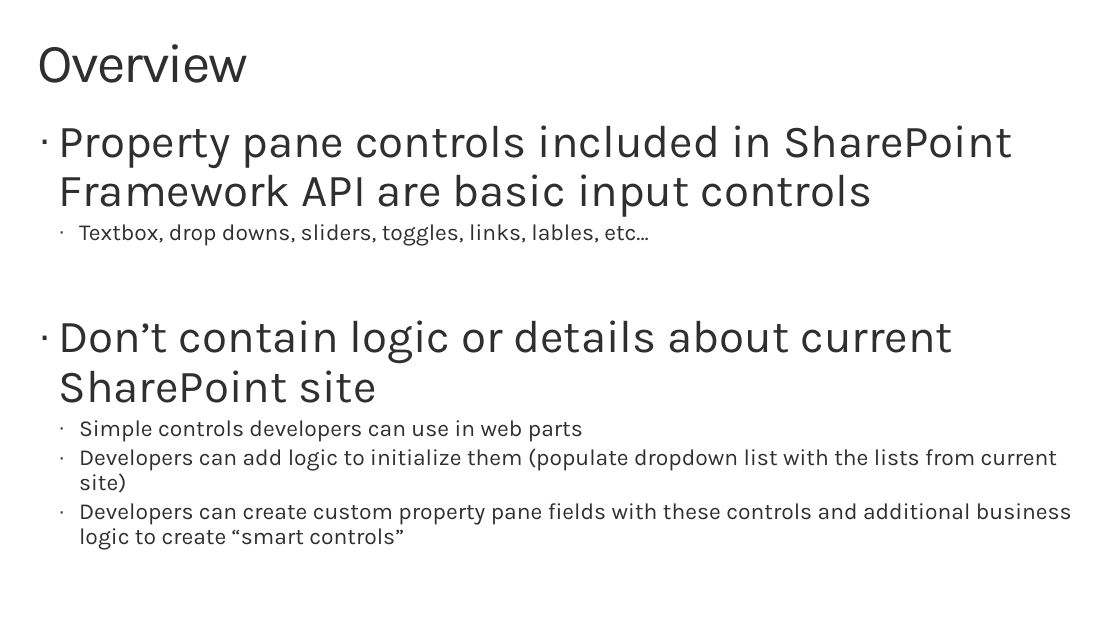
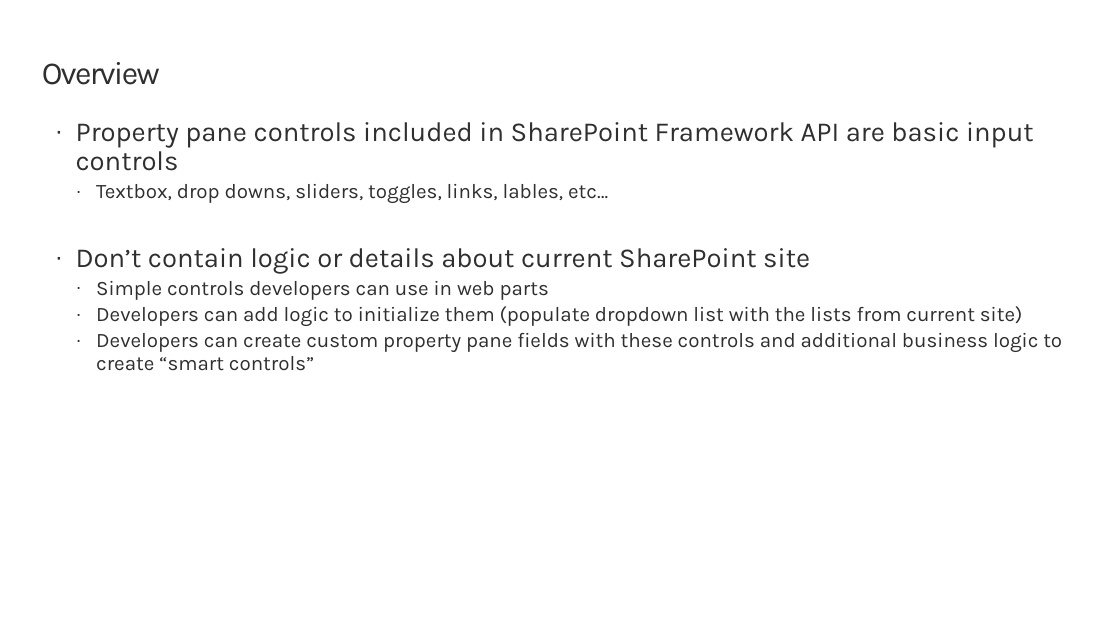
Before and after one commit to SharePoint/sp-dev-training-spfx-webpart-proppane, a slide deck: slide 3 of 03 pnpcontrols.pptx. Drawn at 1120x630 pixels with LibreOffice and Linux fonts; fonts in the diff are those of the drawing; background and template pictures are left out. Boxes give left, top, right and bottom in pixels: in the first picture for what was removed or moved away, otherwise in the second. Text is boxed around its words. In the diff, an @@ line names an element or a change of style, - is before the commit and + after.

```diff
--- a/03 pnpcontrols.pptx
+++ b/03 pnpcontrols.pptx
@@ title "Overview" moved from (x1=38, y1=44, x2=249, y2=83) to (x1=42, y1=62, x2=160, y2=85) @@
@@ title "Overview" at (x1=42, y1=62, x2=160, y2=85): size 48 to 28 pt @@
@@ text "Property pane controls included in ..." moved from (x1=58, y1=125, x2=1072, y2=550) to (x1=76, y1=122, x2=1062, y2=371) @@
@@ text "Property pane controls included in ..." at (x1=76, y1=122, x2=1062, y2=371): size 40 to 24 pt in "Property pane controls included in SharePoint Framework ...", "Don’t contain logic or details about current ..."; size 20 to 18 pt in "Textbox, drop downs, sliders, toggles, links, lables, ...", "Simple controls developers can use in web ...", "Developers can add logic to initialize them ...", "Developers can create custom property pane fields ..."; less space between paragraphs @@
```
Also in this commit, not shown: 3 other slides changed, 2 other files.
